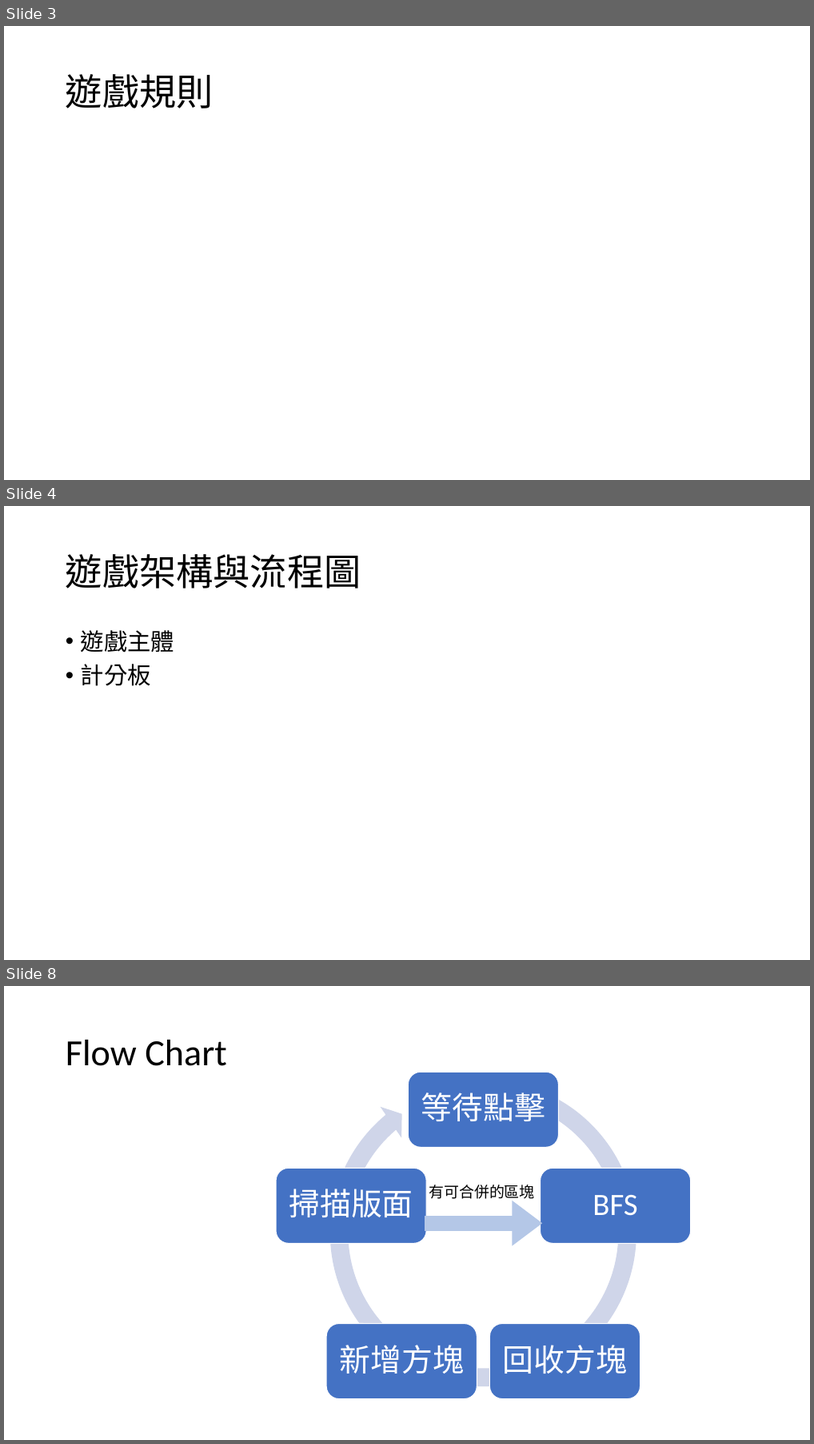
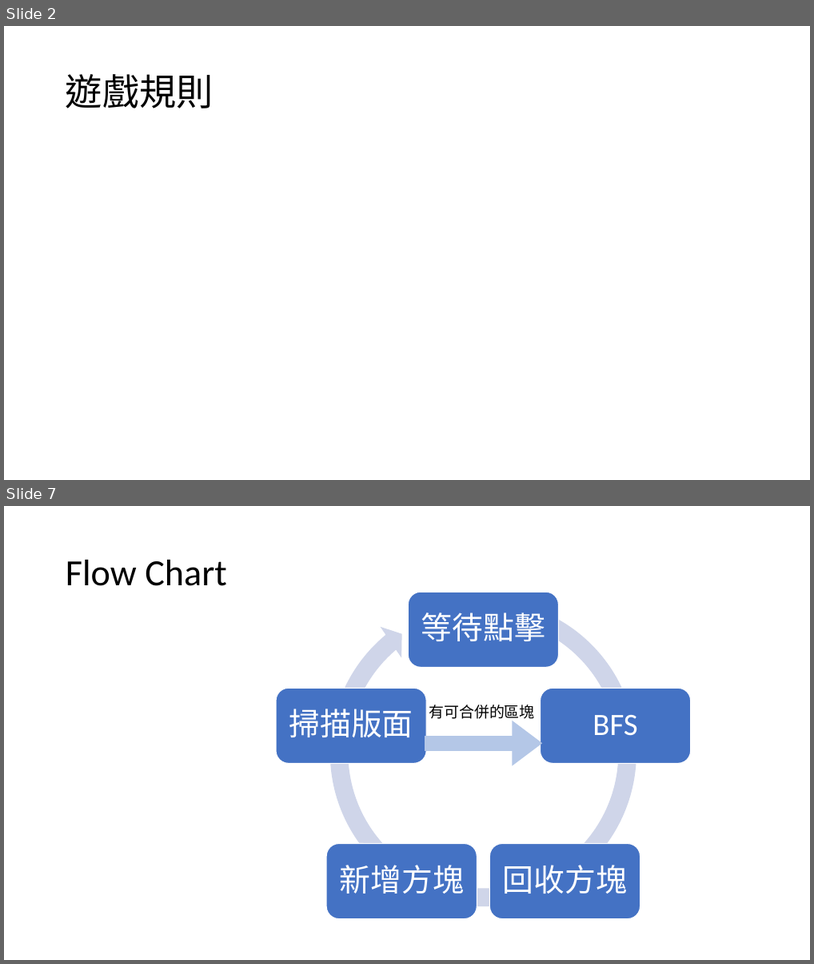
Before and after one commit to qiaoyi213/TapMePlusOne, a slide deck: Presentation.pptx. Shown one above the other, each under a label of ours: slides 3, 4 and 8 before the commit, slides 2 and 7 after it; the slides between them are not shown. The pictures are 814x1444 and 814x964 pixels, drawn with LibreOffice and Linux fonts; fonts in the diff are those of the drawing. Boxes give left, top, right and bottom in pixels: in the first picture for what was removed or moved away, otherwise in the second. Text is boxed around its words. In the diff, an @@ line names an element or a change of style, - is before the commit and + after.

```diff
--- a/Presentation.pptx
+++ b/Presentation.pptx
@@ slide 4 removed at box(4, 506, 810, 960), background #FFFFFF @@
@@ title removed at box(66, 554, 362, 588) @@
-遊戲架構與流程圖
@@ text removed at box(81, 630, 174, 686) @@
-• 遊戲主體
-• 計分板
@@ what was slide 3 is now slide 2 @@
@@ what was slide 8 is now slide 7 @@
```
Also in this commit, not shown: 1 slide changed, 1 slide added, 2 other slides removed, 2 other files.
